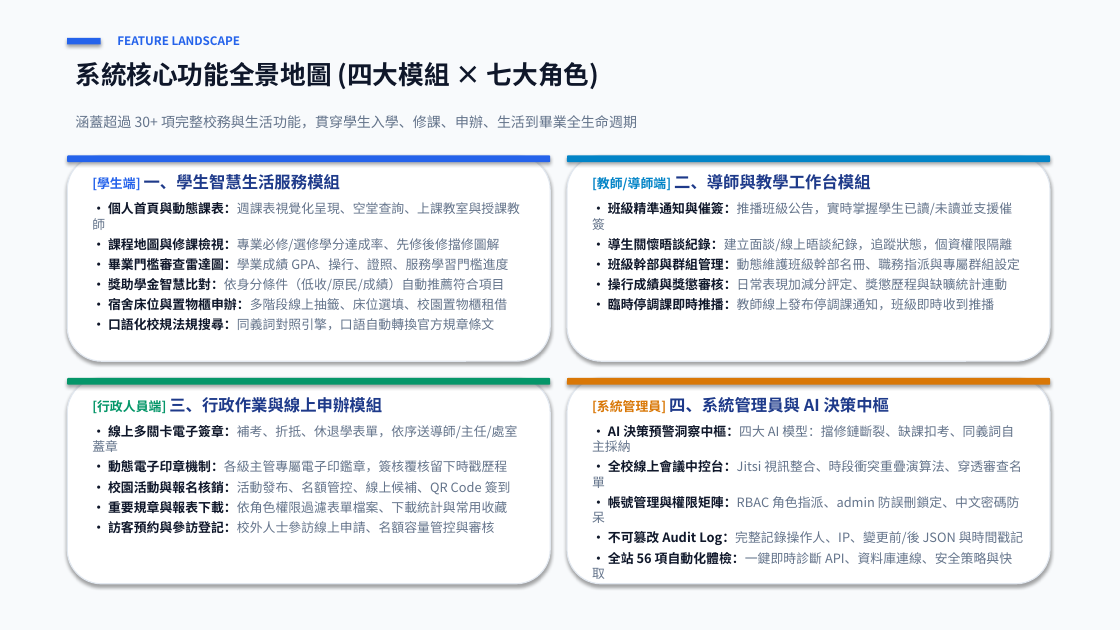
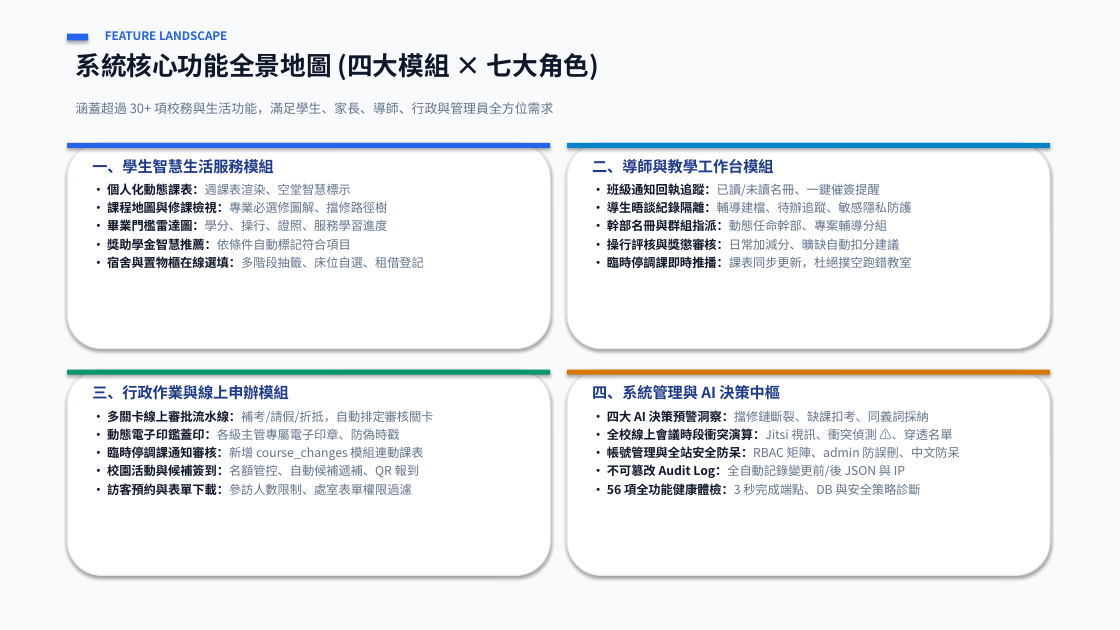
Before and after one commit to 111534121/smart-ukn, a slide deck: slide 4 of 校園智慧服務平台_專題成果簡報.pptx. Drawn at 1120x630 pixels with LibreOffice and Linux fonts; fonts in the diff are those of the drawing. Boxes give left, top, right and bottom in pixels: in the first picture for what was removed or moved away, otherwise in the second. Text is boxed around its words. In the diff, an @@ line names an element or a change of style, - is before the commit and + after.

Commit message:
docs: 優化專題成果簡報為極簡大圖版 (精簡字數、大面積功能截圖展示區、保留完整講稿)

```diff
--- a/校園智慧服務平台_專題成果簡報.pptx
+++ b/校園智慧服務平台_專題成果簡報.pptx
@@ text "FEATURE LANDSCAPE": place and size @@
-text "FEATURE LANDSCAPE" at box(117, 36, 240, 45)
+text "FEATURE LANDSCAPE" at box(105, 31, 227, 40)
@@ rectangle: place and size @@
-rectangle at box(67, 38, 101, 45)
+rectangle at box(67, 34, 88, 40)
@@ text at box(75, 102, 553, 114): text changed; size 12 to 11 pt @@
-涵蓋超過 30+ 項完整校務與生活功能，貫穿學生入學、修課、申辦、生活到畢業全生命週期
+涵蓋超過 30+ 項校務與生活功能，滿足學生、家長、導師、行政與管理員全方位需求
@@ 8 rounded rectangles, 1 text: place and size @@
-8 rounded rectangles, 1 text at box(67, 62, 1050, 584)
+8 rounded rectangles, 1 text at box(67, 53, 1050, 576)
@@ text at box(92, 159, 424, 268): text changed; size 11 to 10.5 pt @@
-[學生端] 一、學生智慧生活服務模組
-• 個人首頁與動態課表：週課表視覺化呈現、空堂查詢、上課教室與授課教師
-• 課程地圖與修課檢視：專業必修/選修學分達成率、先修後修擋修圖解
-• 畢業門檻審查雷達圖：學業成績 GPA、操行、證照、服務學習門檻進度
-• 獎助學金智慧比對：依身分條件（低收/原民/成績）自動推薦符合項目
-• 宿舍床位與置物櫃申辦：多階段線上抽籤、床位選填、校園置物櫃租借
-• 口語化校規法規搜尋：同義詞對照引擎，口語自動轉換官方規章條文
+一、學生智慧生活服務模組
+• 個人化動態課表：週課表渲染、空堂智慧標示
+• 課程地圖與修課檢視：專業必選修圖解、擋修路徑樹
+• 畢業門檻雷達圖：學分、操行、證照、服務學習進度
+• 獎助學金智慧推薦：依條件自動標記符合項目
+• 宿舍與置物櫃在線選填：多階段抽籤、床位自選、租借登記
@@ text at box(592, 159, 912, 268): text changed; size 11 to 10.5 pt @@
-[教師/導師端] 二、導師與教學工作台模組
-• 班級精準通知與催簽：推播班級公告，實時掌握學生已讀/未讀並支援催簽
-• 導生關懷晤談紀錄：建立面談/線上晤談紀錄，追蹤狀態，個資權限隔離
-• 班級幹部與群組管理：動態維護班級幹部名冊、職務指派與專屬群組設定
-• 操行成績與獎懲審核：日常表現加減分評定、獎懲歷程與缺曠統計連動
-• 臨時停調課即時推播：教師線上發布停調課通知，班級即時收到推播
+二、導師與教學工作台模組
+• 班級通知回執追蹤：已讀/未讀名冊、一鍵催簽提醒
+• 導生晤談紀錄隔離：輔導建檔、待辦追蹤、敏感隱私防護
+• 幹部名冊與群組指派：動態任命幹部、專案輔導分組
+• 操行評核與獎懲審核：日常加減分、曠缺自動扣分建議
+• 臨時停調課即時推播：課表同步更新，杜絕撲空跑錯教室
@@ text at box(92, 385, 433, 495): text changed; size 11 to 10.5 pt @@
-[行政人員端] 三、行政作業與線上申辦模組
-• 線上多關卡電子簽章：補考、折抵、休退學表單，依序送導師/主任/處室蓋章
-• 動態電子印章機制：各級主管專屬電子印鑑章，簽核覆核留下時戳歷程
-• 校園活動與報名核銷：活動發布、名額管控、線上候補、QR Code 簽到
-• 重要規章與報表下載：依角色權限過濾表單檔案、下載統計與常用收藏
-• 訪客預約與參訪登記：校外人士參訪線上申請、名額容量管控與審核
+三、行政作業與線上申辦模組
+• 多關卡線上審批流水線：補考/請假/折抵，自動排定審核關卡
+• 動態電子印鑑蓋印：各級主管專屬電子印章、防偽時戳
+• 臨時停調課通知審核：新增 course_changes 模組連動課表
+• 校園活動與候補簽到：名額管控、自動候補遞補、QR 報到
+• 訪客預約與表單下載：參訪人數限制、處室表單權限過濾
@@ text at box(592, 385, 959, 495): text changed; size 11 to 10.5 pt @@
-[系統管理員] 四、系統管理員與 AI 決策中樞
-• AI 決策預警洞察中樞：四大 AI 模型：擋修鏈斷裂、缺課扣考、同義詞自主採納
-• 全校線上會議中控台：Jitsi 視訊整合、時段衝突重疊演算法、穿透審查名單
-• 帳號管理與權限矩陣：RBAC 角色指派、admin 防誤刪鎖定、中文密碼防呆
-• 不可篡改 Audit Log：完整記錄操作人、IP、變更前/後 JSON 與時間戳記
-• 全站 56 項自動化體檢：一鍵即時診斷 API、資料庫連線、安全策略與快取
+四、系統管理與 AI 決策中樞
+• 四大 AI 決策預警洞察：擋修鏈斷裂、缺課扣考、同義詞採納
+• 全校線上會議時段衝突演算：Jitsi 視訊、衝突偵測 ⚠️、穿透名單
+• 帳號管理與全站安全防呆：RBAC 矩陣、admin 防誤刪、中文防呆
+• 不可篡改 Audit Log：全自動記錄變更前/後 JSON 與 IP
+• 56 項全功能健康體檢：3 秒完成端點、DB 與安全策略診斷
```
Also in this commit, not shown: 15 other slides changed, 1 other file.
